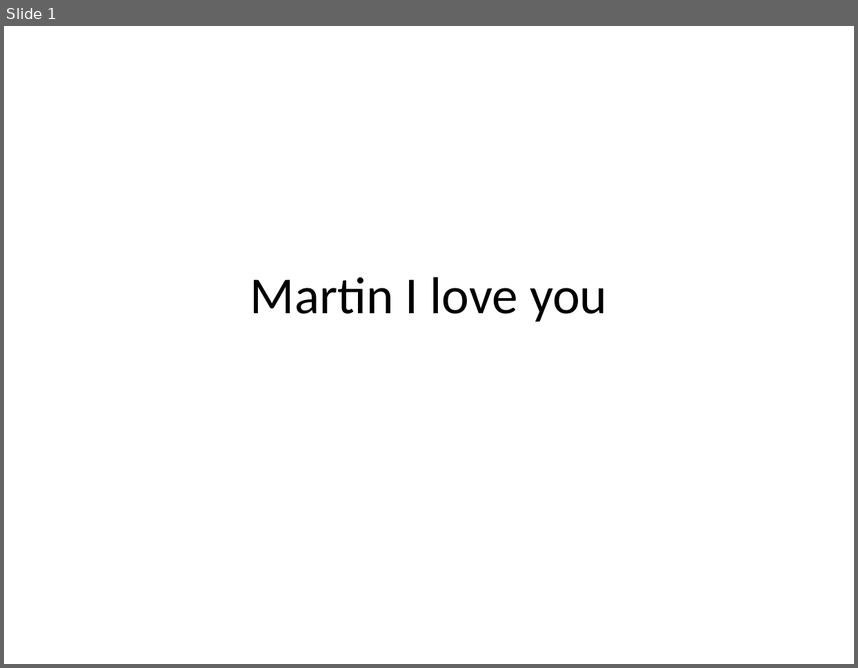
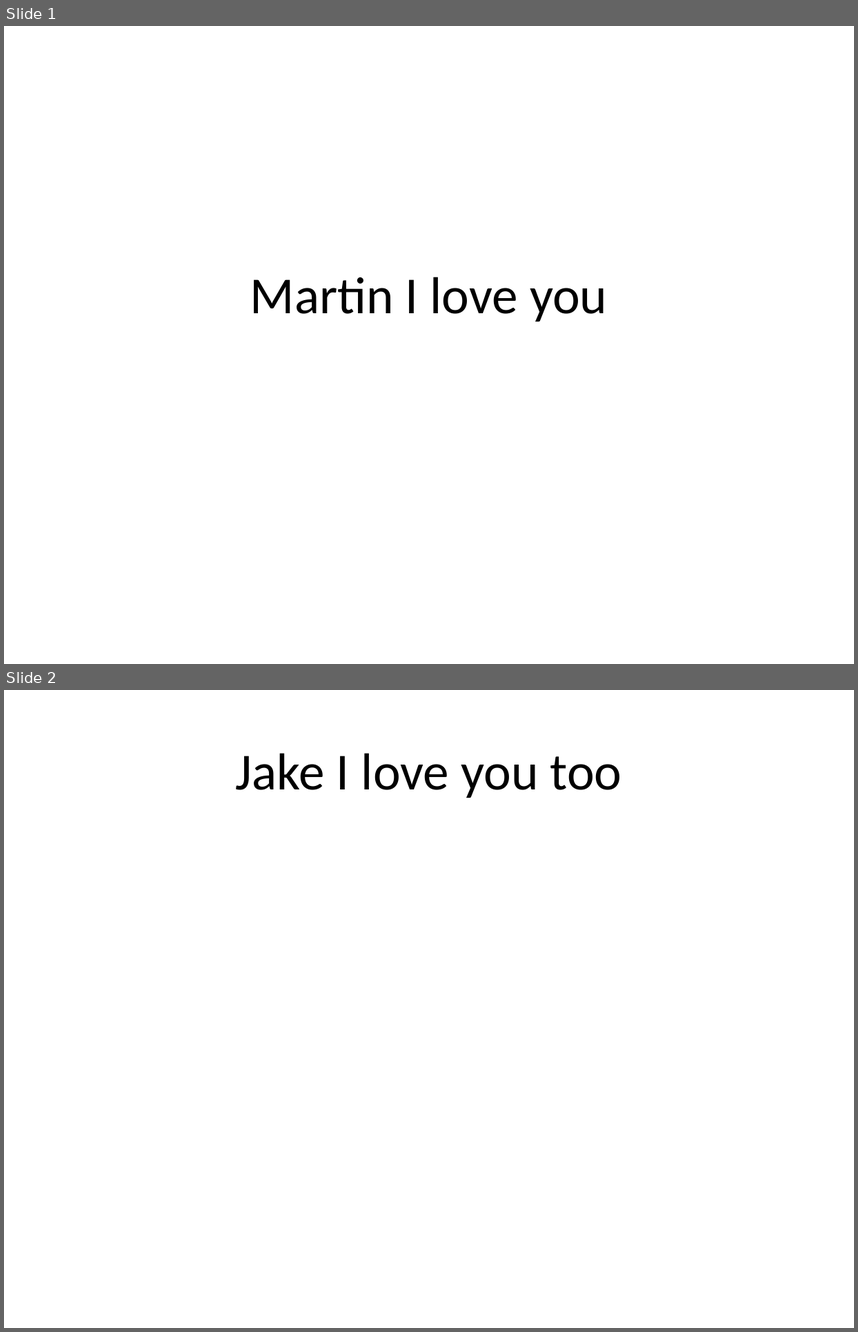
Before and after one commit to CheekyJohn/Swaggity-Dank-Dank, a slide deck: Martin I love you.pptx. Shown one above the other, each under a label of ours: slide 1 before the commit, slides 1 and 2 after it. The pictures are 858x668 and 858x1332 pixels, drawn with LibreOffice and Linux fonts; fonts in the diff are those of the drawing. Boxes give left, top, right and bottom in pixels: in the first picture for what was removed or moved away, otherwise in the second. Text is boxed around its words. In the diff, an @@ line names an element or a change of style, - is before the commit and + after.

Commit message:
asfasd

```diff
--- a/Martin I love you.pptx
+++ b/Martin I love you.pptx
@@ slide 2 added at bbox=[4, 690, 854, 1328], background #FFFFFF @@
@@ title added at bbox=[236, 753, 622, 798], 44 pt, text #000000 @@
+Jake I love you too
```
